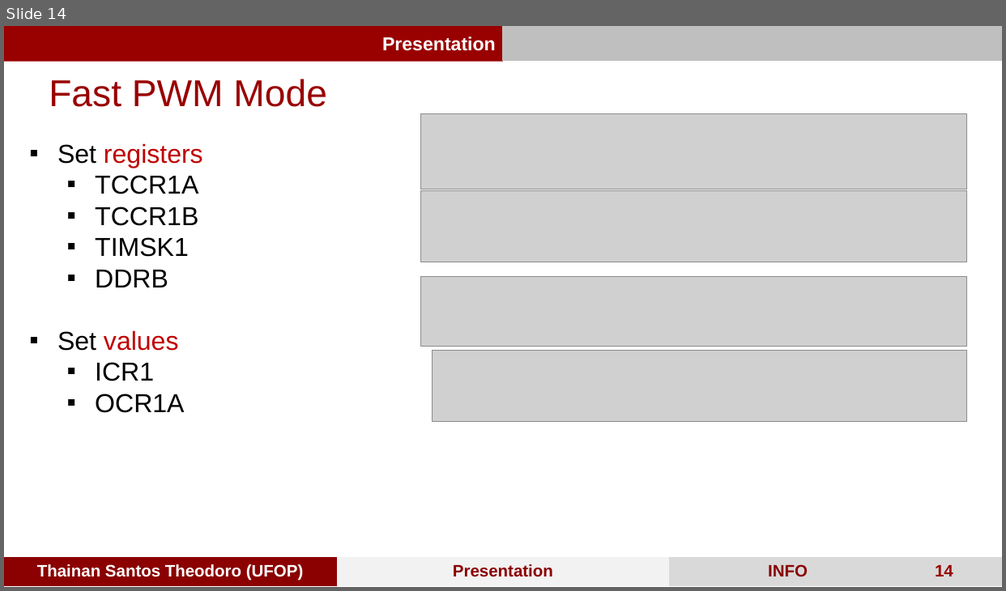
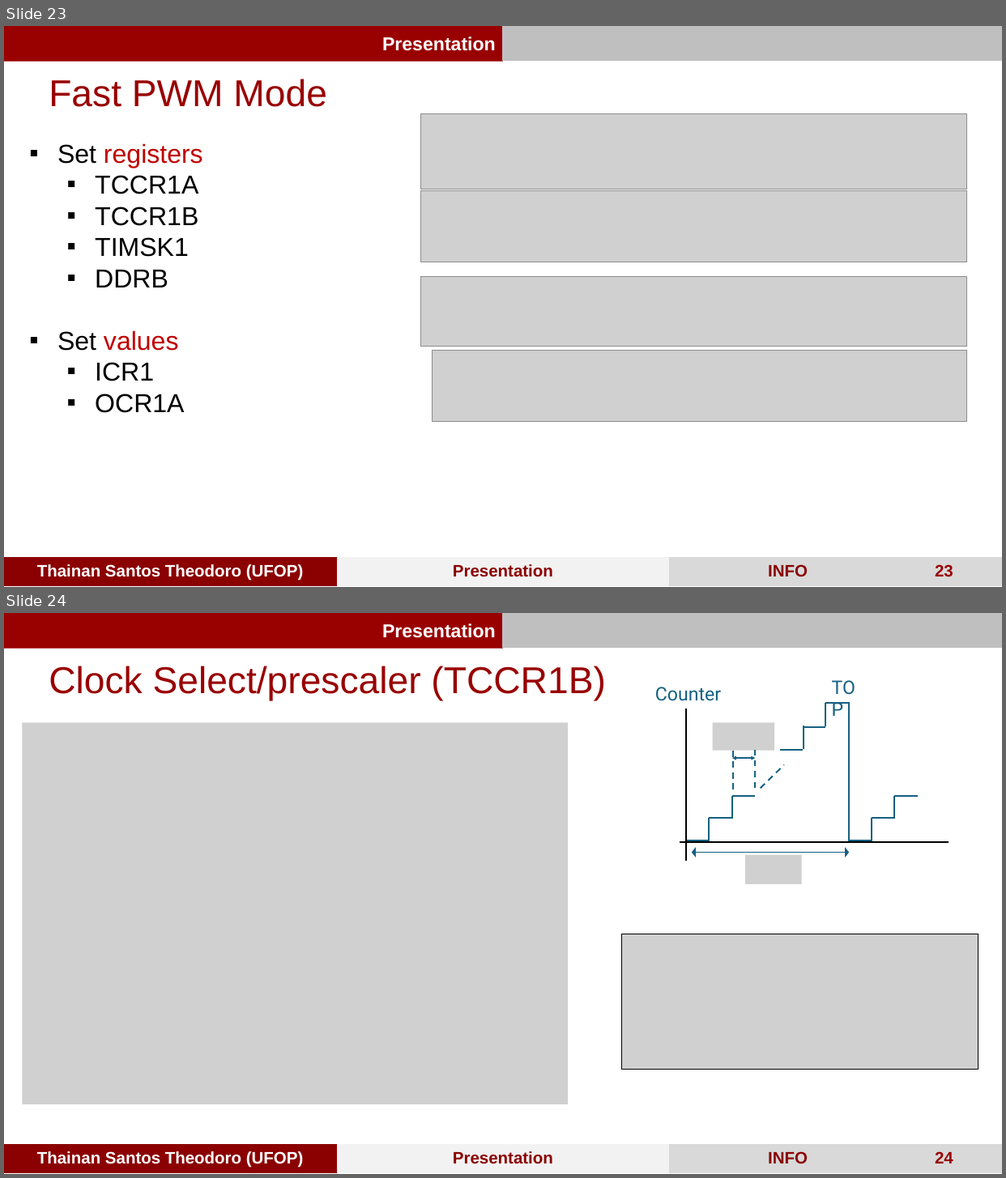
Before and after one commit to ThainanST/sPWM_arduino, a slide deck: Arduino PWM.pptx. Shown one above the other, each under a label of ours: slide 14 before the commit, slides 23 and 24 after it. The pictures are 1006x591 and 1006x1178 pixels, drawn with LibreOffice and Linux fonts; fonts in the diff are those of the drawing; grey boxes stand for pictures. Boxes give left, top, right and bottom in pixels: in the first picture for what was removed or moved away, otherwise in the second. Text is boxed around its words. In the diff, an @@ line names an element or a change of style, - is before the commit and + after.

```diff
--- a/Arduino PWM.pptx
+++ b/Arduino PWM.pptx
@@ slide 24 added at <box>4,613,1002,1174</box>, background #FFFFFF; not listed: 5 template elements that a slide beside it also shows @@
@@ text added at <box>49,666,605,701</box>, 36 pt, text #990000 @@
+  Clock Select/prescaler (TCCR1B)
@@ text added at <box>825,672,873,702</box>, 18 pt, text #156082 @@
+TOP
@@ text added at <box>655,687,721,701</box>, 18 pt, text #156082 @@
+Counter
@@ line added from (686, 862) to (686, 709), #000000 1.5 pt @@
@@ line added from (825, 704) to (849, 704), #156082 1.5 pt @@
@@ line added from (826, 704) to (826, 726), #156082 1.5 pt @@
@@ line added from (849, 702) to (849, 841), #156082 1.5 pt @@
@@ picture added at <box>22,723,568,1105</box> @@
@@ picture added at <box>713,723,775,751</box> @@
@@ line added from (803, 726) to (826, 726), #156082 1.5 pt @@
@@ line added from (803, 726) to (803, 749), #156082 1.5 pt @@
@@ double arrow added from (732, 758) to (756, 758), #156082 1.5 pt @@
@@ line added from (733, 790) to (733, 749), #156082 1.5 pt dashed @@
@@ line added from (756, 788) to (756, 750), #156082 1.5 pt dashed @@
@@ line added from (780, 750) to (803, 750), #156082 1.5 pt @@
@@ line added from (761, 788) to (784, 765), #156082 1.5 pt dashed @@
@@ line added from (732, 796) to (756, 796), #156082 1.5 pt @@
@@ line added from (732, 796) to (732, 819), #156082 1.5 pt @@
@@ line added from (895, 796) to (918, 796), #156082 1.5 pt @@
@@ line added from (895, 796) to (895, 819), #156082 1.5 pt @@
@@ line added from (710, 818) to (732, 818), #156082 1.5 pt @@
@@ line added from (710, 818) to (710, 841), #156082 1.5 pt @@
@@ line added from (872, 818) to (895, 818), #156082 1.5 pt @@
@@ line added from (872, 818) to (872, 841), #156082 1.5 pt @@
@@ line added from (948, 842) to (680, 842), #000000 1.5 pt @@
@@ line added from (686, 841) to (710, 841), #156082 1.5 pt @@
@@ double arrow added from (692, 853) to (849, 853), #156082 1.5 pt @@
@@ picture added at <box>745,855,801,884</box> @@
@@ line added from (849, 841) to (872, 841), #156082 1.5 pt @@
@@ picture added at <box>621,934,978,1070</box> @@
@@ what was slide 14 is now slide 23 @@
@@ page number at <box>935,565,953,578</box>: text changed @@
-14
+23
```
Also in this commit, not shown: 15 slides changed, 25 other slides added, 3 slides removed, 50 other files.
